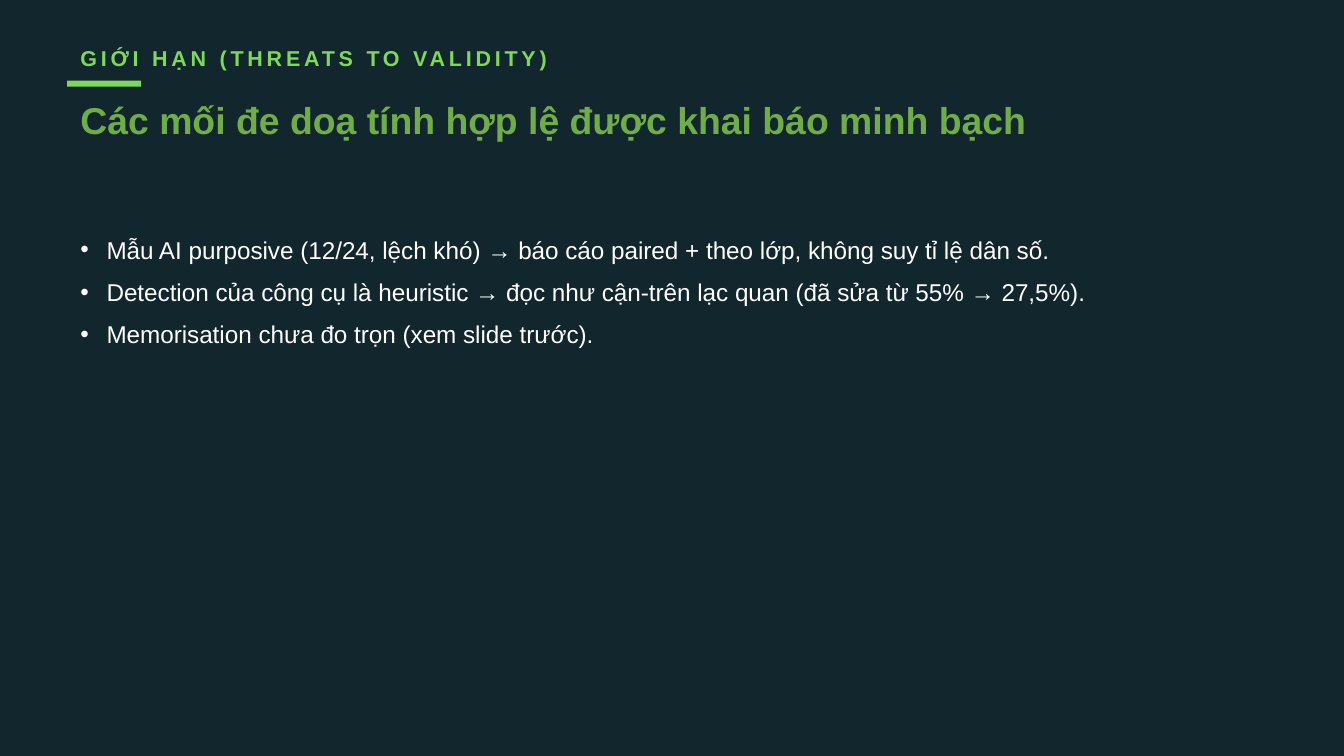
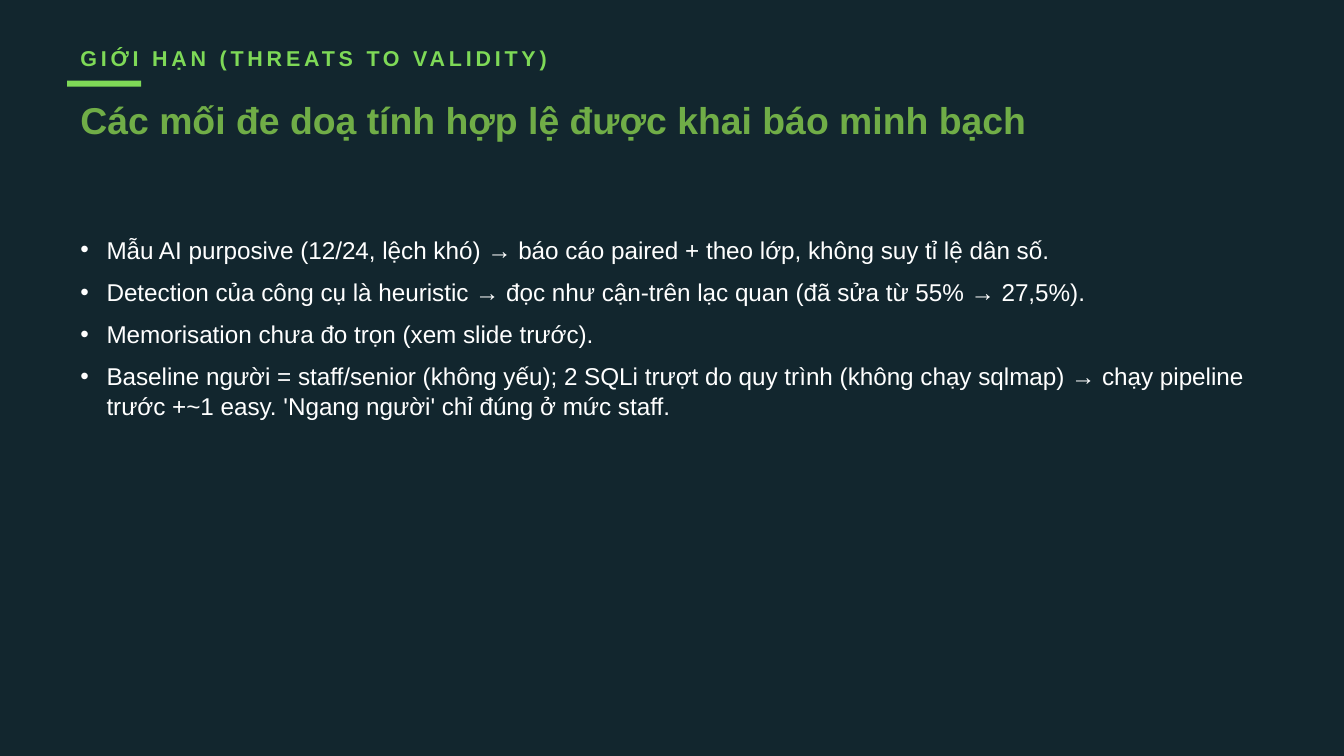
Before and after one commit to VuNguyenBinh/KLTN-FA26, a slide deck: slide 19 of Slide/KTLN_slide.pptx. Drawn at 1344x756 pixels with LibreOffice and Linux fonts; fonts in the diff are those of the drawing. Boxes give left, top, right and bottom in pixels: in the first picture for what was removed or moved away, otherwise in the second. Text is boxed around its words. In the diff, an @@ line names an element or a change of style, - is before the commit and + after.

```diff
--- a/Slide/KTLN_slide.pptx
+++ b/Slide/KTLN_slide.pptx
@@ text at <box>107,366,1243,420</box>: paragraph added @@
+• Baseline người = staff/senior (không yếu); 2 SQLi trượt do quy trình (không chạy sqlmap) → chạy pipeline trước +~1 easy. 'Ngang người' chỉ đúng ở mức staff.
```
Also in this commit, not shown: 2 other slides changed, 2 other files.
